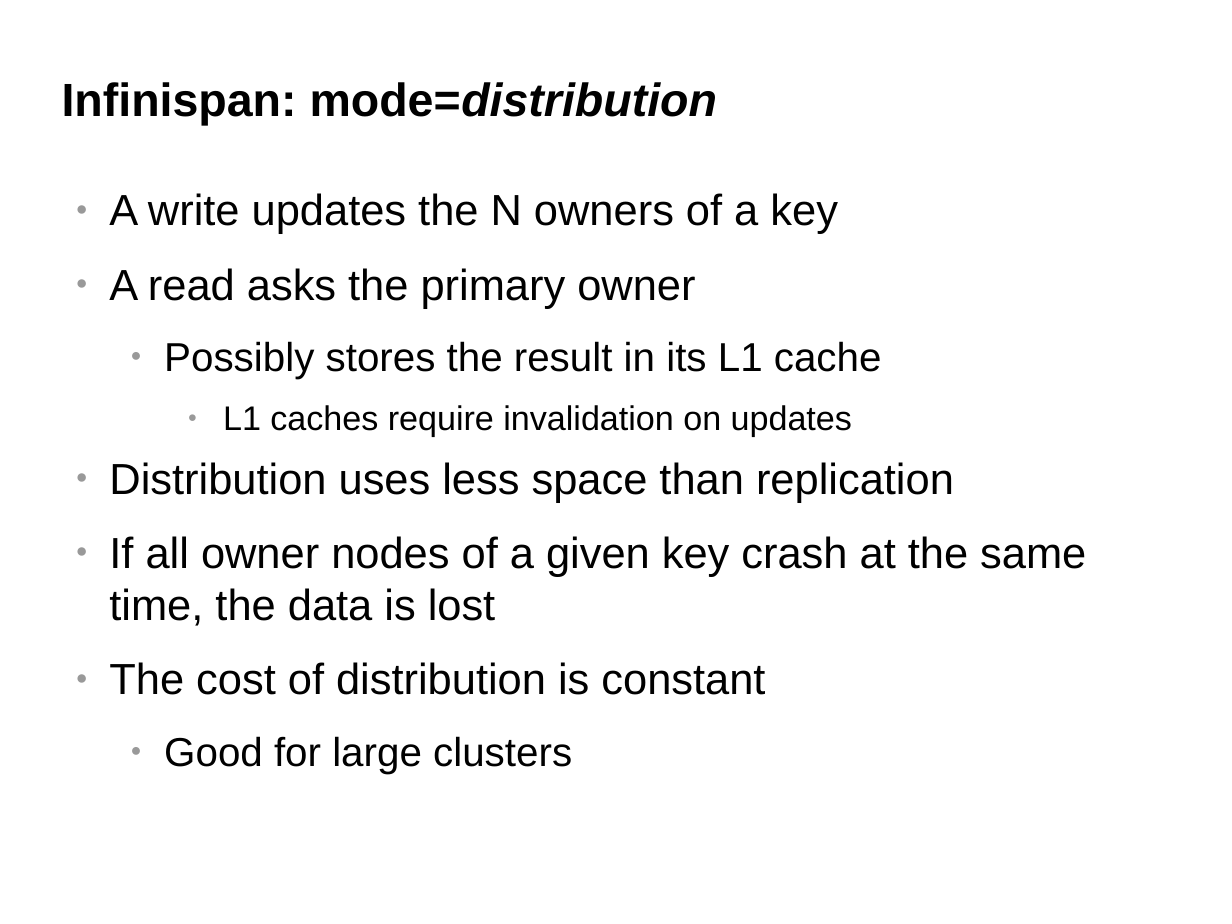
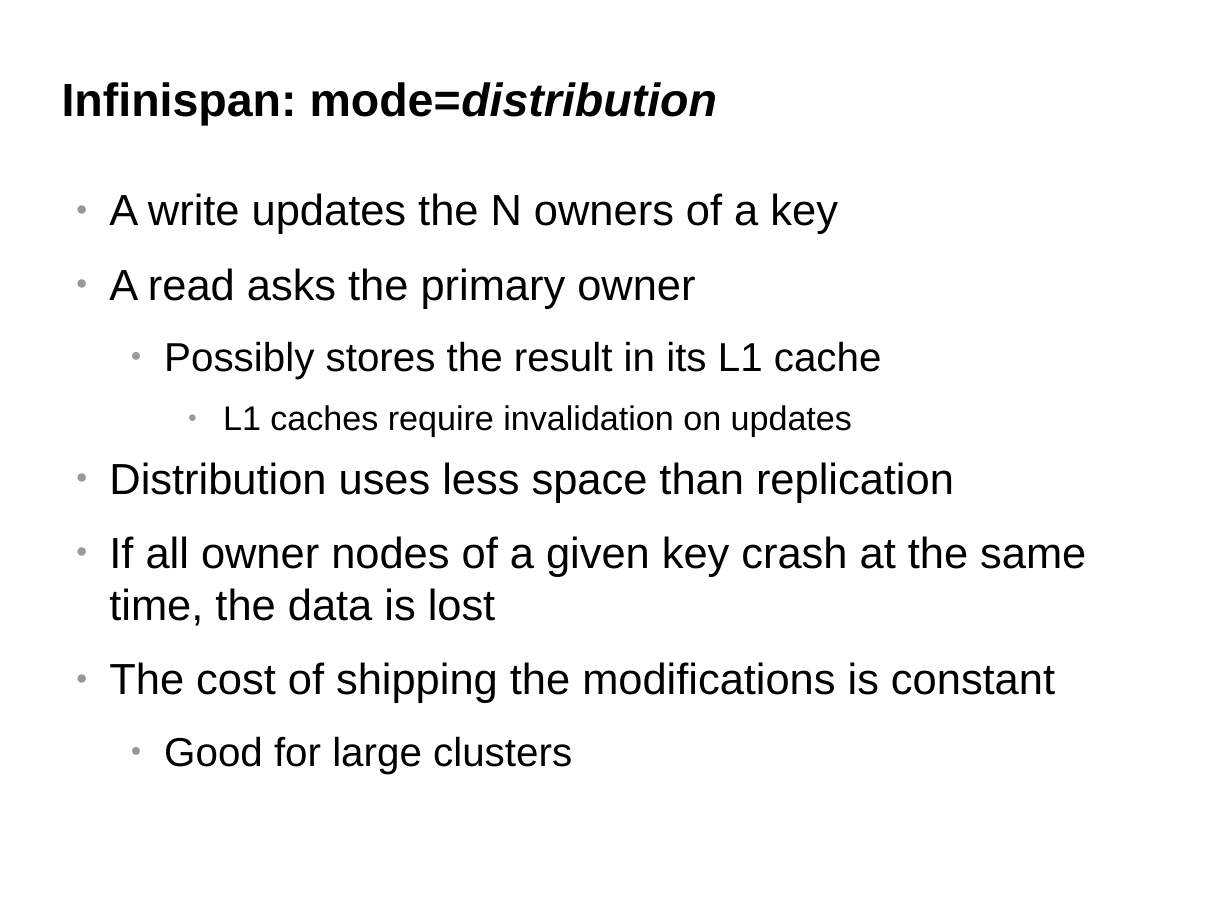
Before and after one commit to belaban/SessionPerf, a slide deck: slide 10 of docs/jbw2012.odp (slide 12 before the commit). Drawn at 1232x924 pixels with LibreOffice and Linux fonts; fonts in the diff are those of the drawing; background and template pictures are left out. Boxes give left, top, right and bottom in pixels: in the first picture for what was removed or moved away, otherwise in the second. Text is boxed around its words. In the diff, an @@ line names an element or a change of style, - is before the commit and + after.

```diff
--- a/docs/jbw2012.odp
+++ b/docs/jbw2012.odp
@@ text at box(109, 662, 1055, 703): text changed @@
-● The cost of distribution is constant
+● The cost of shipping the modifications is constant
```
Also in this commit, not shown: 11 other slides changed, 3 slides added, 5 slides removed.
